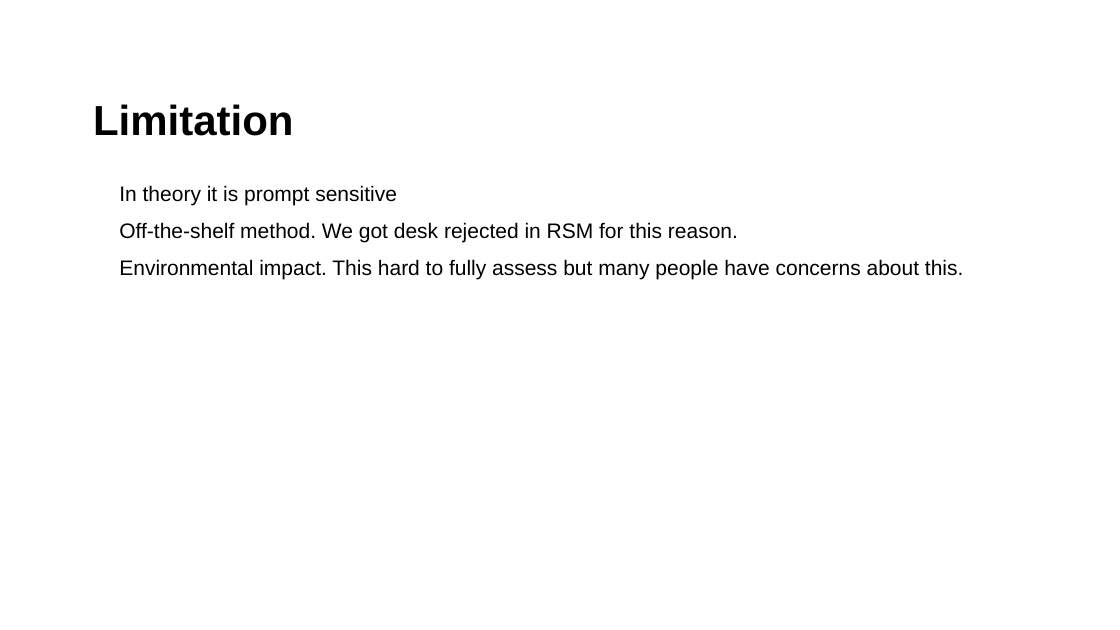
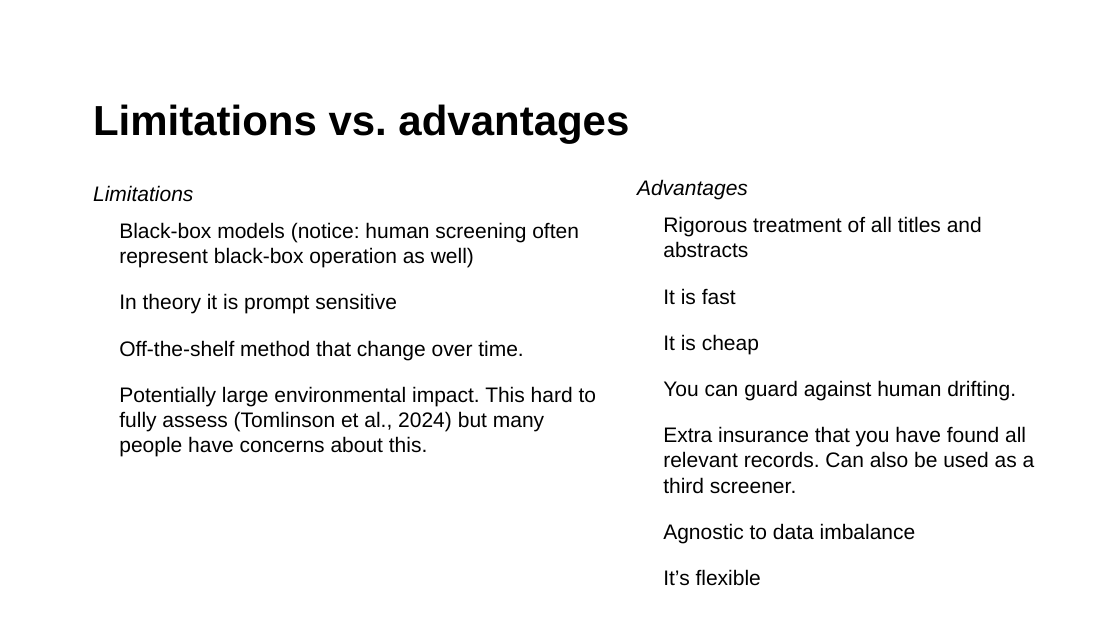
Before and after one commit to MikkelVembye/SRMA-SIG-presentation, a slide deck: slide 11 of SRMA SIG presentation 2024 .potx.pptx. Drawn at 1120x630 pixels with LibreOffice and Linux fonts; fonts in the diff are those of the drawing; background and template pictures are left out. Boxes give left, top, right and bottom in pixels: in the first picture for what was removed or moved away, otherwise in the second. Text is boxed around its words. In the diff, an @@ line names an element or a change of style, - is before the commit and + after.

```diff
--- a/SRMA SIG presentation 2024 .potx.pptx
+++ b/SRMA SIG presentation 2024 .potx.pptx
@@ title at <box>93,104,629,143</box>: text changed @@
-Limitation
+Limitations vs. advantages
@@ text added at <box>637,179,1035,543</box>, 18 pt, text #000000 @@
+Advantages
+• Rigorous treatment of all titles and abstracts
+• It is fast
+• It is cheap
+• You can guard against human drifting.
+• Extra insurance that you have found all relevant records. Can also be used as a third screener.
+• Agnostic to data imbalance
+• It’s flexible
@@ text at <box>93,185,579,268</box>: paragraphs added @@
+Limitations
+• Black-box models (notice: human screening often represent black-box operation as well)
@@ text at <box>119,293,397,314</box>: more space between paragraphs @@
@@ text at <box>119,340,597,457</box>: text changed @@
-• Off-the-shelf method. We got desk rejected in RSM for this reason.
-• Environmental impact. This hard to fully assess but many people have concerns about this.
+• Off-the-shelf method that change over time.
+• Potentially large environmental impact. This hard to fully assess (Tomlinson et al., 2024) but many people have concerns about this.
```
Also in this commit, not shown: 8 other slides changed, 2 slides added, 1 slide removed.
